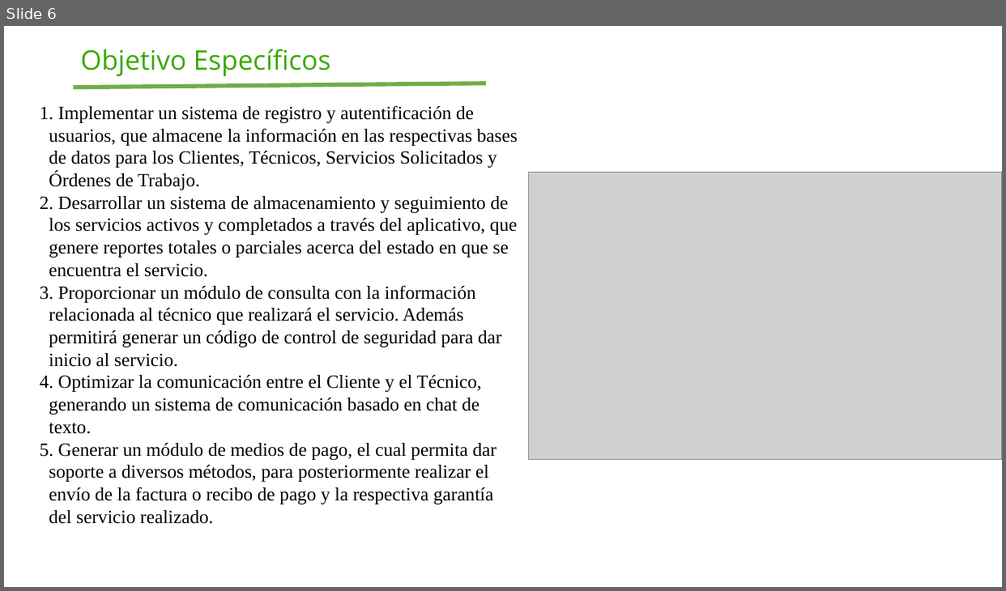
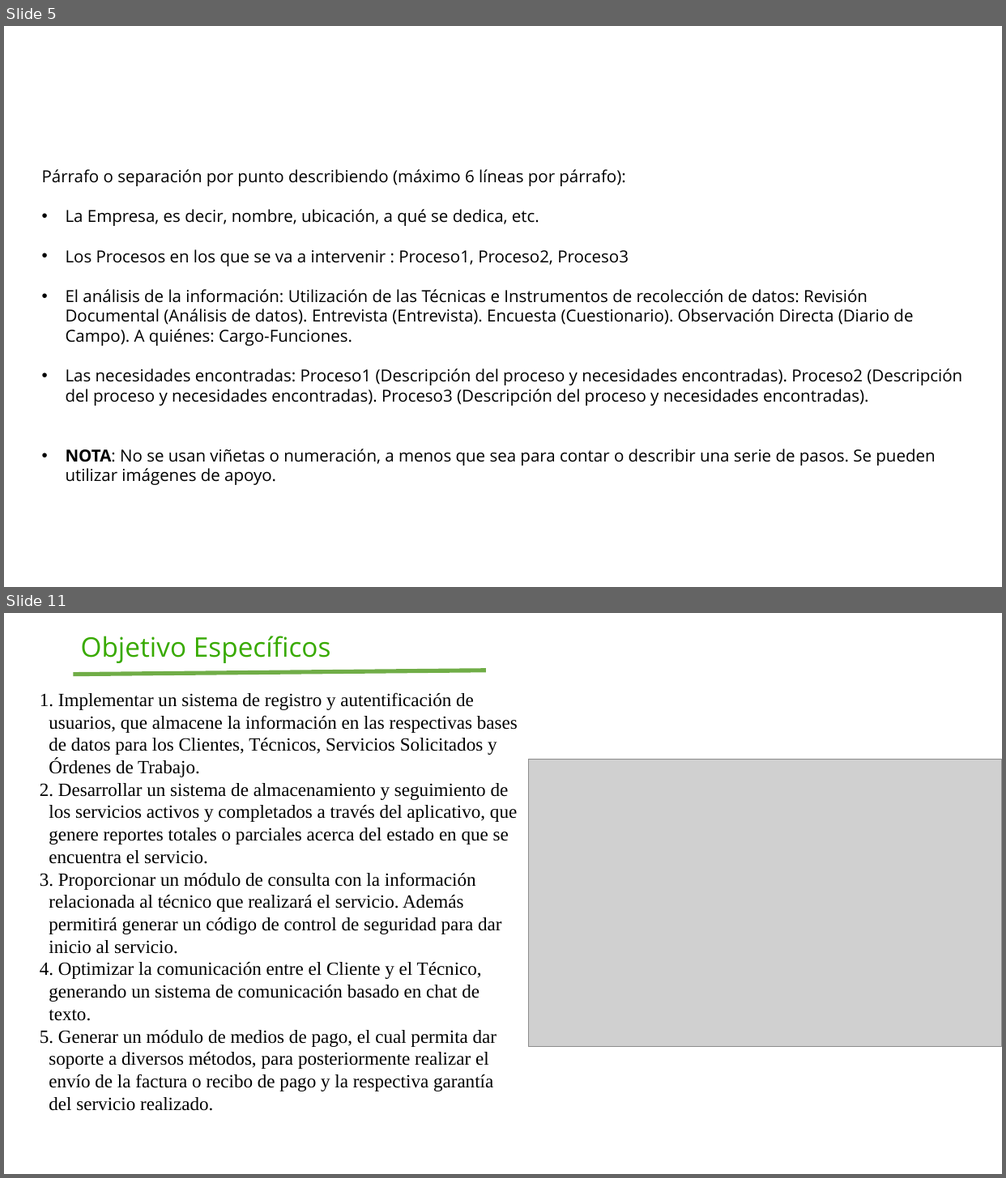
Before and after one commit to AlejandroMadrigalDev/Sistema_Gestion_Servicios_Tecnicos, a slide deck: _docs/Trimestre_2/00_Contextualizacion/7. Presentación.pptx. Shown one above the other, each under a label of ours: slide 6 before the commit, slides 5 and 11 after it; the slides between them are not shown. The pictures are 1006x591 and 1006x1178 pixels, drawn with LibreOffice and Linux fonts; fonts in the diff are those of the drawing; grey boxes stand for pictures; background and template pictures are left out. Boxes give left, top, right and bottom in pixels: in the first picture for what was removed or moved away, otherwise in the second. Text is boxed around its words. In the diff, an @@ line names an element or a change of style, - is before the commit and + after.

```diff
--- a/_docs/Trimestre_2/00_Contextualizacion/7. Presentación.pptx
+++ b/_docs/Trimestre_2/00_Contextualizacion/7. Presentación.pptx
@@ slide 5 added at <box>4,26,1002,587</box>, background picture (left out) @@
@@ title added at <box>41,35,902,143</box>, 44 pt, text #FFFFFF @@
+Problema
@@ rectangle added at <box>813,67,901,111</box>, outline #FFFFFF 0.75 pt, 16 pt, text #FFFFFF, bold @@
+Logo Sistema
@@ text added at <box>42,169,962,485</box>, 16 pt, text #000000 @@
+Párrafo o separación por punto describiendo (máximo 6 líneas por párrafo):
+• La Empresa, es decir, nombre, ubicación, a qué se dedica, etc.
+• Los Procesos en los que se va a intervenir : Proceso1, Proceso2, Proceso3
+• El análisis de la información: Utilización de las Técnicas e Instrumentos de recolección de datos: Revisión Documental (Análisis de datos). Entrevista (Entrevista). Encuesta (Cuestionario). Observación Directa (Diario de Campo). A quiénes: Cargo-Funciones.
+• Las necesidades encontradas: Proceso1 (Descripción del proceso y necesidades encontradas). Proceso2 (Descripción del proceso y necesidades encontradas). Proceso3 (Descripción del proceso y necesidades encontradas).
+• NOTA: No se usan viñetas o numeración, a menos que sea para contar o describir una serie de pasos. Se pueden utilizar imágenes de apoyo.
@@ what was slide 6 is now slide 11 @@
```
Also in this commit, not shown: 1 slide changed, 8 other slides added, 27 slides removed, 1 other file.
